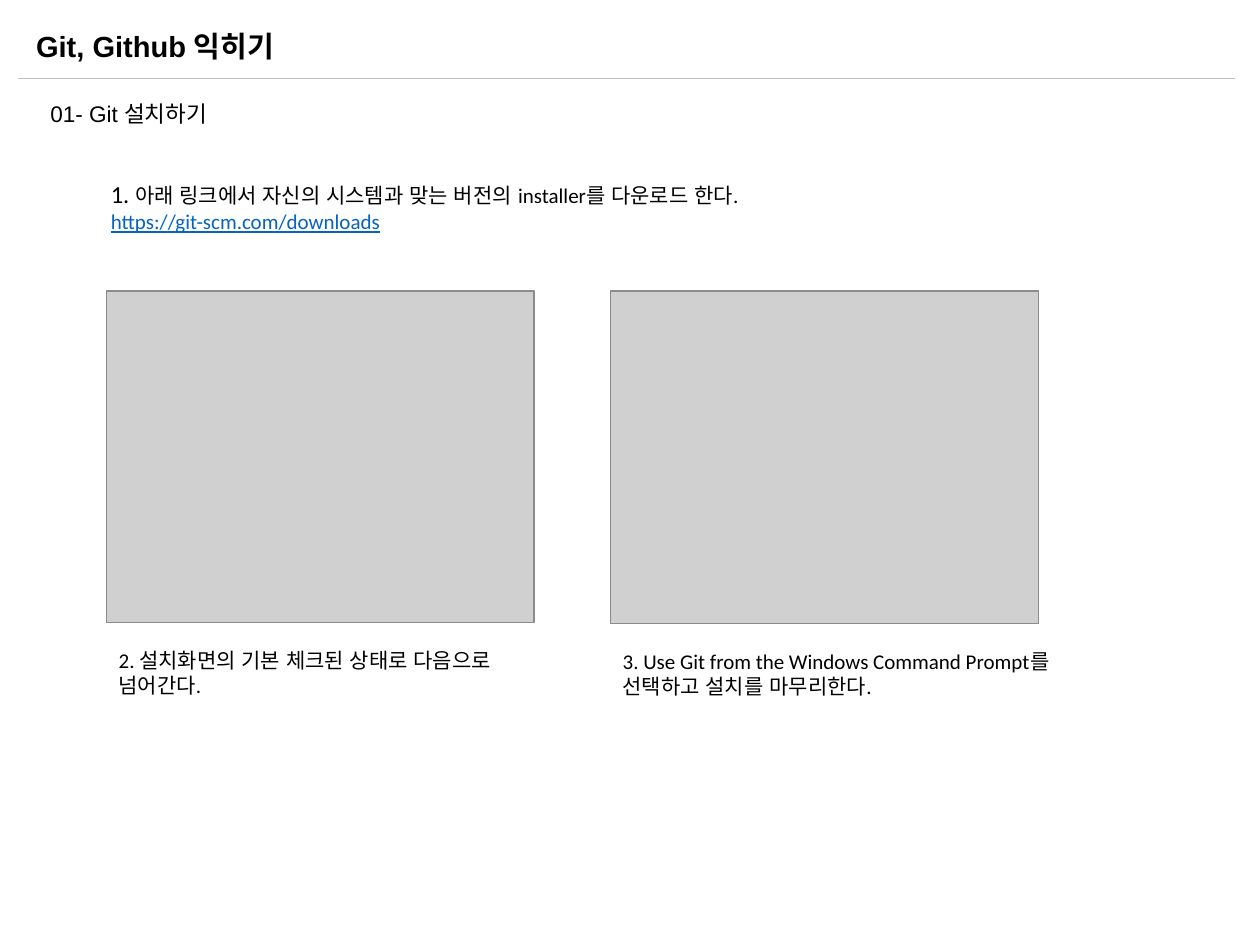
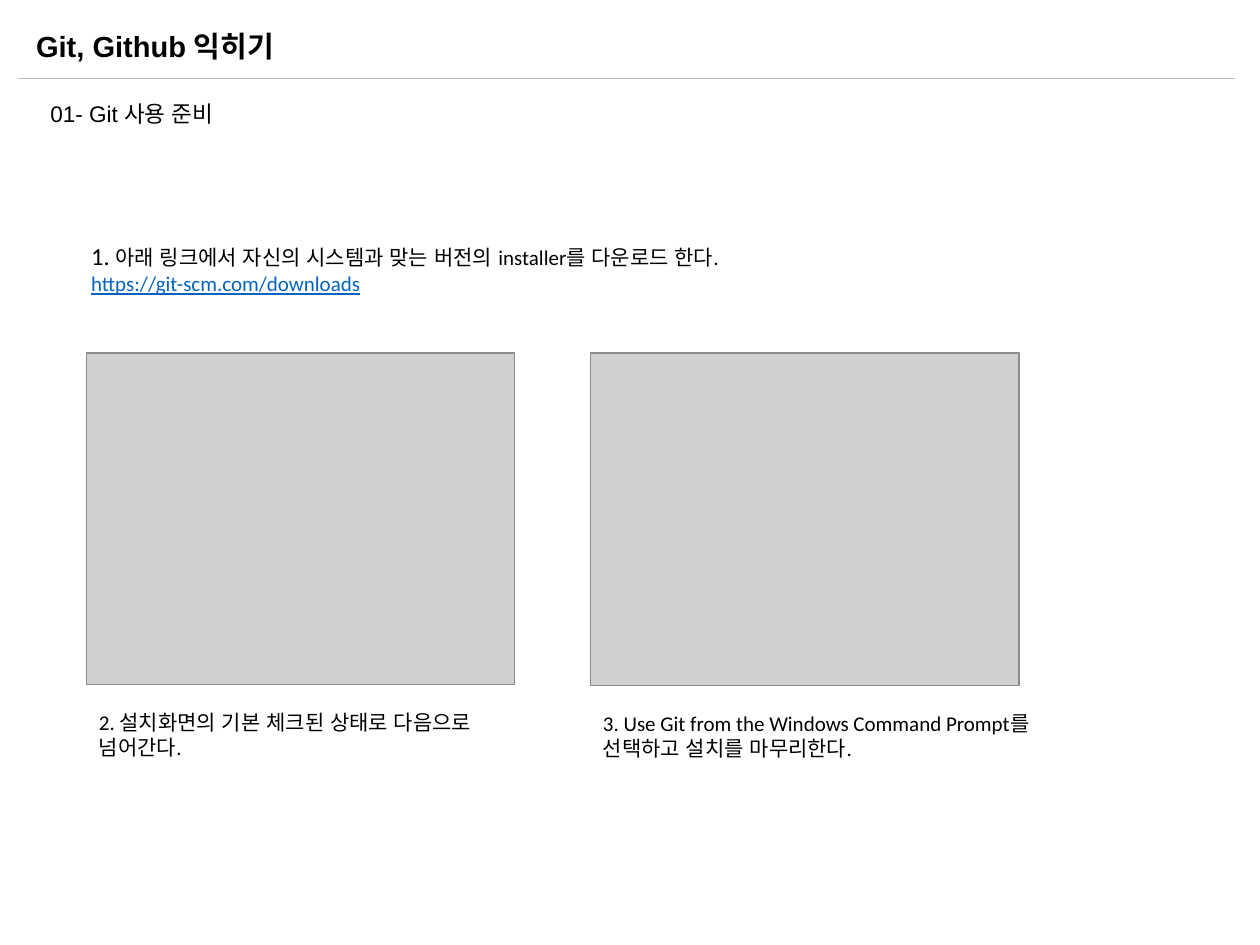
Before and after one commit to sabin21/NodeJS_Workflow_Study, a slide deck: slide 8 of CH00_Git_Github.pptx (slide 12 before the commit). Drawn at 1260x945 pixels with LibreOffice and Linux fonts; fonts in the diff are those of the drawing; grey boxes stand for pictures. Boxes give left, top, right and bottom in pixels: in the first picture for what was removed or moved away, otherwise in the second. Text is boxed around its words. In the diff, an @@ line names an element or a change of style, - is before the commit and + after.

```diff
--- a/CH00_Git_Github.pptx
+++ b/CH00_Git_Github.pptx
@@ text at box(50, 103, 213, 124): text changed @@
-01- Git 설치하기
+01- Git 사용 준비
@@ 2 pictures, 2 texts: place and size @@
-2 pictures, 2 texts at box(106, 185, 1038, 695)
+2 pictures, 2 texts at box(87, 247, 1019, 757)
@@ text "3. Use Git from the ...": place and size @@
-text "3. Use Git from the ..." at box(623, 652, 1050, 696)
+text "3. Use Git from the ..." at box(603, 714, 1030, 758)
```
Also in this commit, not shown: 11 other slides changed, 2 slides added, 1 slide removed, 1 other file.
